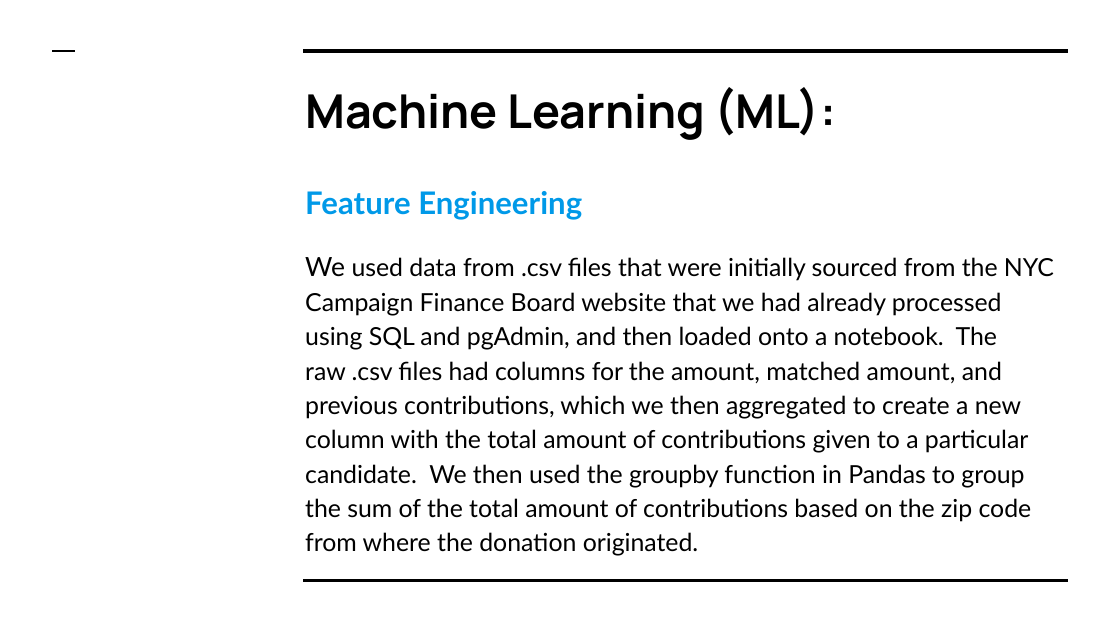
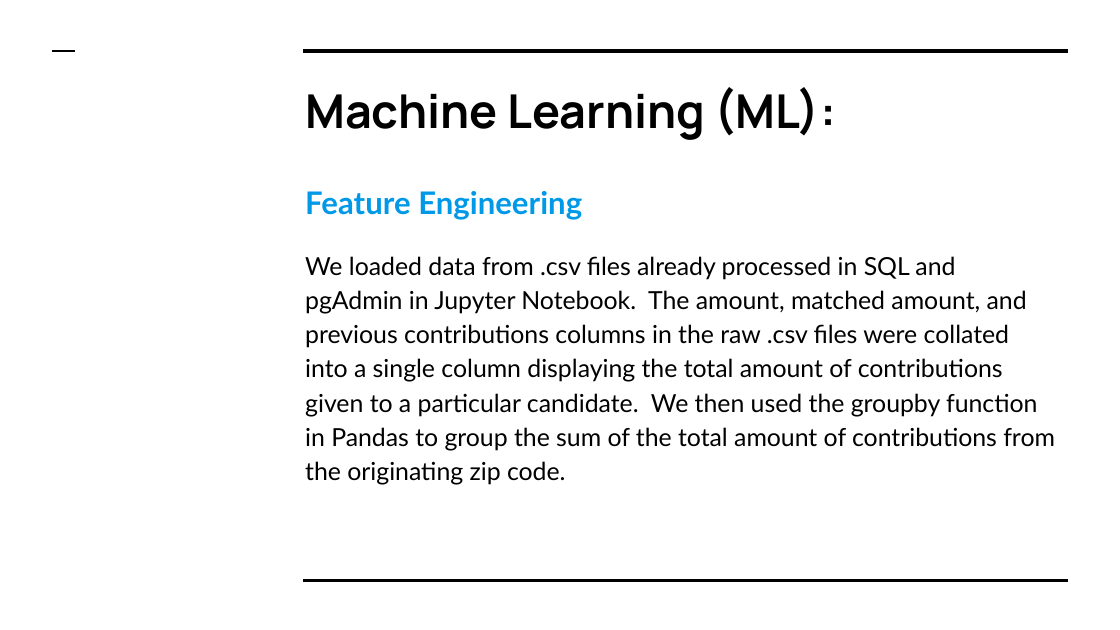
Before and after one commit to ssheggrud/Mod_20_Project, a slide deck: slide 26 of Presentation/Group5Presentation.pptx. Drawn at 1120x630 pixels with LibreOffice and Linux fonts; fonts in the diff are those of the drawing. Boxes give left, top, right and bottom in pixels: in the first picture for what was removed or moved away, otherwise in the second. Text is boxed around its words. In the diff, an @@ line names an element or a change of style, - is before the commit and + after.

```diff
--- a/Presentation/Group5Presentation.pptx
+++ b/Presentation/Group5Presentation.pptx
@@ text at (305, 256, 1055, 485): text changed @@
-We used data from .csv files that were initially sourced from the NYC Campaign Finance Board website that we had already processed using SQL and pgAdmin, and then loaded onto a notebook. The raw .csv files had columns for the amount, matched amount, and previous contributions, which we then aggregated to create a new column with the total amount of contributions given to a particular candidate. We then used the groupby function in Pandas to group the sum of the total amount of contributions based on the zip code from where the donation originated.
+We loaded data from .csv files already processed in SQL and pgAdmin in Jupyter Notebook. The amount, matched amount, and previous contributions columns in the raw .csv files were collated into a single column displaying the total amount of contributions given to a particular candidate. We then used the groupby function in Pandas to group the sum of the total amount of contributions from the originating zip code.
```
Also in this commit, not shown: 14 other slides changed, 1 slide added.
